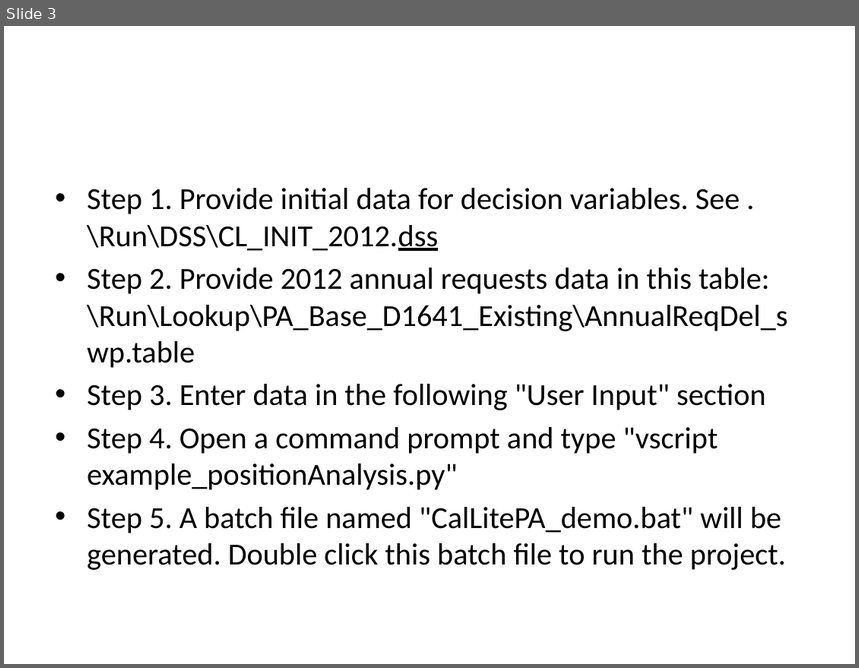
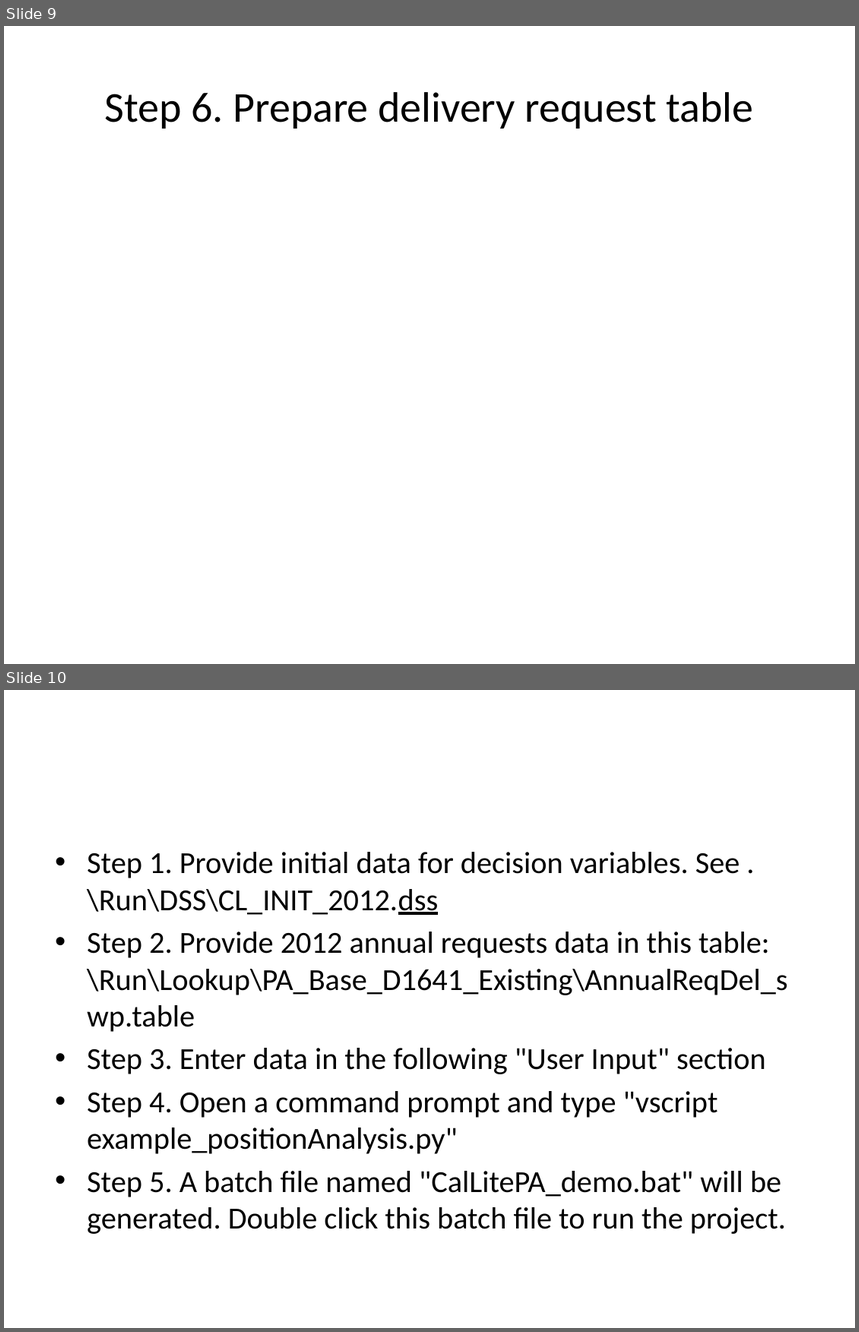
Before and after one commit to CentralValleyModeling/wrims, a slide deck: wrims2_vscript/doc/Position Analysis with CalLite.pptx. Shown one above the other, each under a label of ours: slide 3 before the commit, slides 9 and 10 after it. The pictures are 859x668 and 859x1332 pixels, drawn with LibreOffice and Linux fonts; fonts in the diff are those of the drawing. Boxes give left, top, right and bottom in pixels: in the first picture for what was removed or moved away, otherwise in the second. Text is boxed around its words. In the diff, an @@ line names an element or a change of style, - is before the commit and + after.

```diff
--- a/wrims2_vscript/doc/Position Analysis with CalLite.pptx
+++ b/wrims2_vscript/doc/Position Analysis with CalLite.pptx
@@ slide 9 added at (4, 26, 855, 664), background #FFFFFF @@
@@ title added at (105, 92, 754, 129), 36 pt, text #000000 @@
+Step 6. Prepare delivery request table
@@ what was slide 3 is now slide 10 @@
```
Also in this commit, not shown: 2 slides changed, 9 other slides added.
